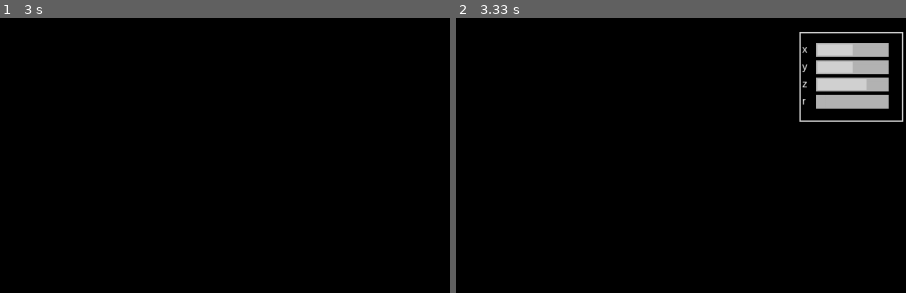
Above: before the commit, frames 1-2 (left to right).
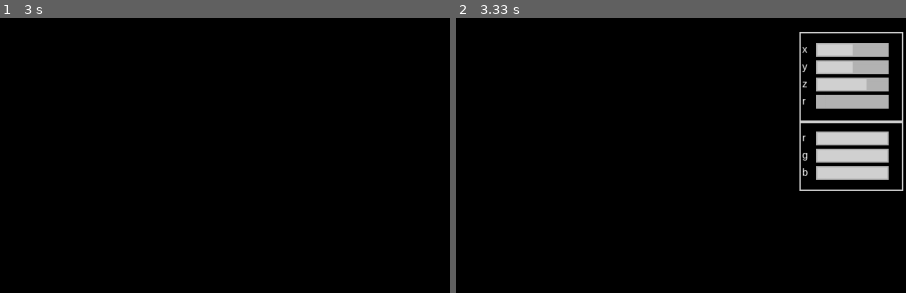
Above: after the commit, the same moments.

Repository: MichalTraczyk/pygame-3d-renderer
Game: pygame game, started from src/main.py
Two runs of this game, one before a commit and one after it. Both use one fixed random seed, a clock stepped at 60 frames per second and the inputs below.
Inputs (mouse positions are % of the whole screen's width and height, from its top left):
- Up to frame 1 (3 s): click "Box" at 0.38 s; click "Plane10x10" at 0.72 s; click "Pyramid" at 1.05 s; click "Point" at 1.38 s; click (50, 62) at 1.72 s; click "Import" at 2.05 s; click (85, 76) at 2.38 s
- Up to frame 2 (3.33 s): click (20, 16) at 3.22 s
The pictures show only the part of the screen within x 50-100%, y 0-50%; the shares and areas given below are measured in that part.

Frame 1 is identical in both runs. In frame 2, 3.3% of the frame differs, in the area x 76-100%, y 37-63%.

Commit message:
Mesh color editor

Diff:
--- a/src/MeshSystem/Mesh.py
+++ b/src/MeshSystem/Mesh.py
@@ -6,7 +6,7 @@
     def __init__(self, vertices: [Vector3], faces: [(int, int, int)]):
         self.vertices = vertices  # in local position
         self.faces = faces  # as indexes of vertices
-        self.__color = Color(255, 255, 255)
+        self.color = Color(255, 255, 255)
 
     def get_faces(self):  # as vertices in local space
         fcs = []
@@ -17,11 +17,8 @@
             fcs.append((v1, v2, v3))
         return fcs
 
-    def set_color(self, color: Color):
-        self.__color = color
-
     def get_rendered_color(self, light_color: Color):
-        r = int(self.__color.r * light_color.r / 255)
-        g = int(self.__color.g * light_color.g / 255)
-        b = int(self.__color.b * light_color.b / 255)
+        r = int(self.color.r * light_color.r / 255)
+        g = int(self.color.g * light_color.g / 255)
+        b = int(self.color.b * light_color.b / 255)
         return Color(r, g, b)
--- a/src/MeshSystem/Primitives.py
+++ b/src/MeshSystem/Primitives.py
@@ -12,7 +12,7 @@
                 , (-0.5, 0, 0.5), (-0.5, 1, 0.5), (0.5, 1, 0.5), (0.5, 0, 0.5)],
             [(0, 1, 2), (2, 3, 0), (4, 5, 1), (0, 4, 1), (2, 6, 7), (2, 7, 3)
                 , (0, 3, 7), (7, 4, 0), (7, 5, 4), (7, 6, 5), (1, 5, 2), (5, 6, 2)])
-        mesh.set_color(Color(255, 255, 255))
+        mesh.color = Color(255, 255, 255)
         return mesh
         pass
 
@@ -21,7 +21,7 @@
         mesh = Mesh(
             [(0.5, 0, 1.75), (-0.5, 0, 1.75), (0, 0, 0), (0, 1, 1.05)],
             [(0, 2, 1), (0, 1, 3), (1, 2, 3), (0, 3, 2)])
-        mesh.set_color(Color(255, 255, 255))
+        mesh.color = Color(255, 255, 255)
         return mesh
 
     @staticmethod
@@ -29,7 +29,7 @@
         mesh = Mesh(
             [(0.5, 0, 0), (-0.5, 0, 0), (0, 0, 1.75), (0, 1, 0.7)],
             [(0, 2, 1), (0, 1, 3), (1, 2, 3), (0, 3, 2)])
-        mesh.set_color(Color(255, 255, 255))
+        mesh.color = Color(255, 255, 255)
         return mesh
 
     @staticmethod
@@ -37,7 +37,7 @@
         mesh = Mesh(
             [(0.5, 0, 1.75), (-0.5, 0, 1.75), (0, 0, 0), (0, 1, 1.05), (0, -1, 1.05)],
             [(0, 1, 3), (1, 2, 3), (0, 3, 2), (1, 0, 4), (2, 1, 4), (2, 4, 0)])
-        mesh.set_color(Color(255, 255, 255))
+        mesh.color = Color(255, 255, 255)
         return mesh
 
     @staticmethod
@@ -58,5 +58,5 @@
             vertices.append((space * x + offset, 0, space * z + offset))
 
         mesh = Mesh(vertices, faces)
-        mesh.set_color(Color(255, 255, 255))
+        mesh.color = Color(255, 255, 255)
         return mesh
--- /dev/null
+++ b/src/UI/Editors/MeshEditor.py
@@ -0,0 +1,54 @@
+from pygame import Vector2, Color
+
+from src.UI.Editors.Editor import Editor
+from src.UI.UIElements.Label import Label
+from src.UI.UIElements.Slider import Slider
+
+
+class MeshEditor(Editor):
+
+    def __init__(self, position, target_mesh):
+        super().__init__(position, target_mesh)
+        start = Vector2(position)
+        start.y += 10
+
+        rLabel = Label((20, 20), (start.x, start.y), "r")
+        start.x += 20
+        self.rSlider = Slider((self.default_slider_size, 20), (start.x, start.y), min=0, max=255)
+        self.rSlider.current_value = target_mesh.mesh.color[0]
+        start.x -= 20
+        start.y += 25
+
+        gLabel = Label((20, 20), (start.x, start.y), "g")
+        start.x += 20
+        self.gSlider = Slider((self.default_slider_size, 20), (start.x, start.y), min=0, max=255)
+        self.gSlider.current_value = target_mesh.mesh.color[1]
+        start.x -= 20
+        start.y += 25
+
+        bLabel = Label((20, 20), (start.x, start.y), "b")
+        start.x += 20
+        self.bSlider = Slider((self.default_slider_size, 20), (start.x, start.y), min=0, max=255)
+        self.bSlider.current_value = target_mesh.mesh.color[2]
+
+        self.rSlider.add_value_changed_listener(self.__color_changed)
+        self.gSlider.add_value_changed_listener(self.__color_changed)
+        self.bSlider.add_value_changed_listener(self.__color_changed)
+
+        self.to_kill.append(rLabel)
+        self.to_kill.append(gLabel)
+        self.to_kill.append(bLabel)
+
+        self.to_kill.append(self.rSlider)
+        self.to_kill.append(self.gSlider)
+        self.to_kill.append(self.bSlider)
+
+    def __color_changed(self, v):
+        self.target.mesh.color = Color(
+            int(self.rSlider.current_value),
+            int(self.gSlider.current_value),
+            int(self.bSlider.current_value)
+        )
+
+    def get_height(self):
+        return 100
--- a/src/UI/Screens/SettingsScreen.py
+++ b/src/UI/Screens/SettingsScreen.py
@@ -3,10 +3,12 @@
 
 from src.Light.LightSourcesTypes import *
 from src.Math.Transform import Transform
+from src.MeshSystem.DrawableMesh import DrawableMesh
 from src.Systems.Drawable import Drawable
 from src.Systems.Updatable import Updatable
 from src.UI.Editors.DirectionalLightEditor import DirectionalLightEditor
 from src.UI.Editors.LightEditor import LightEditor
+from src.UI.Editors.MeshEditor import MeshEditor
 from src.UI.Editors.TransformEditor import TransformEditor
 from src.UI.UIElements.Slider import Slider
 
@@ -47,3 +49,7 @@
             e = DirectionalLightEditor((curr.x, curr.y), object_to_edit)
             self.editors.append(e)
             curr.y += e.get_height()
+        if isinstance(object_to_edit,DrawableMesh):
+            e = MeshEditor((curr.x, curr.y), object_to_edit)
+            self.editors.append(e)
+            curr.y += e.get_height()
